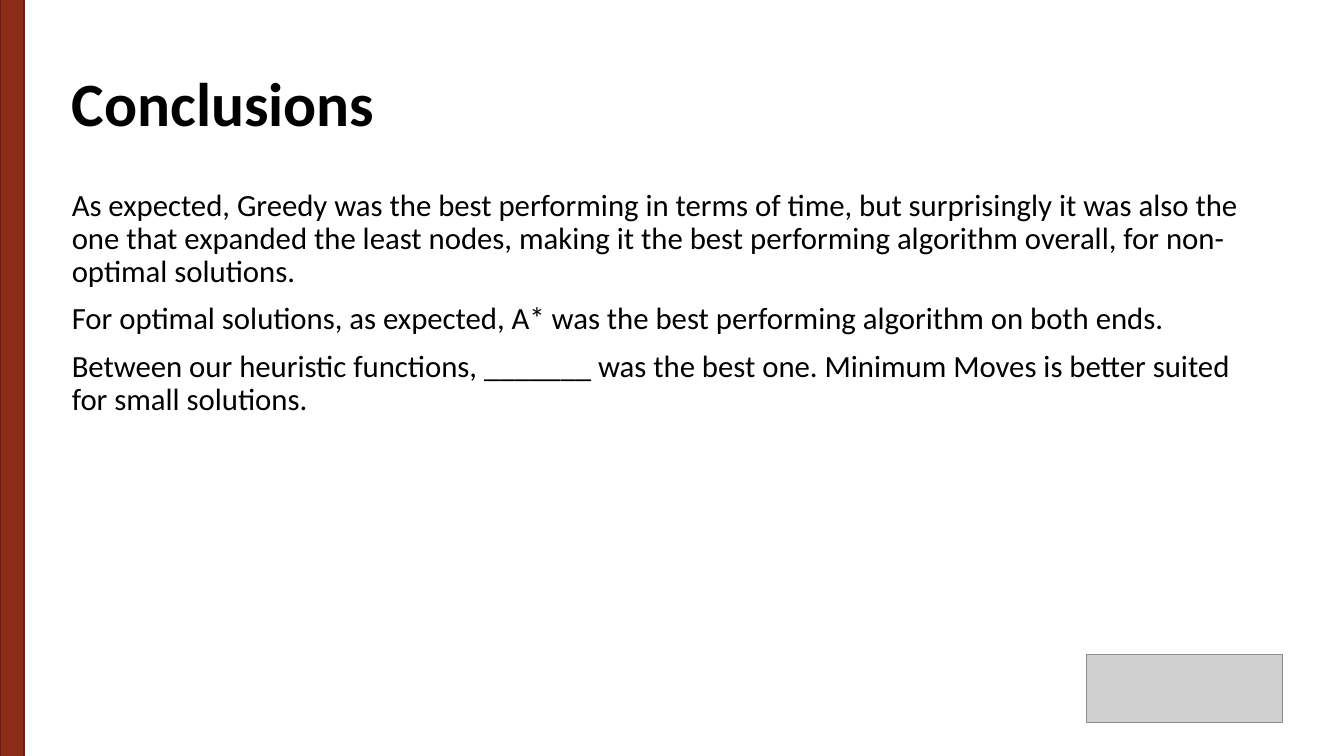
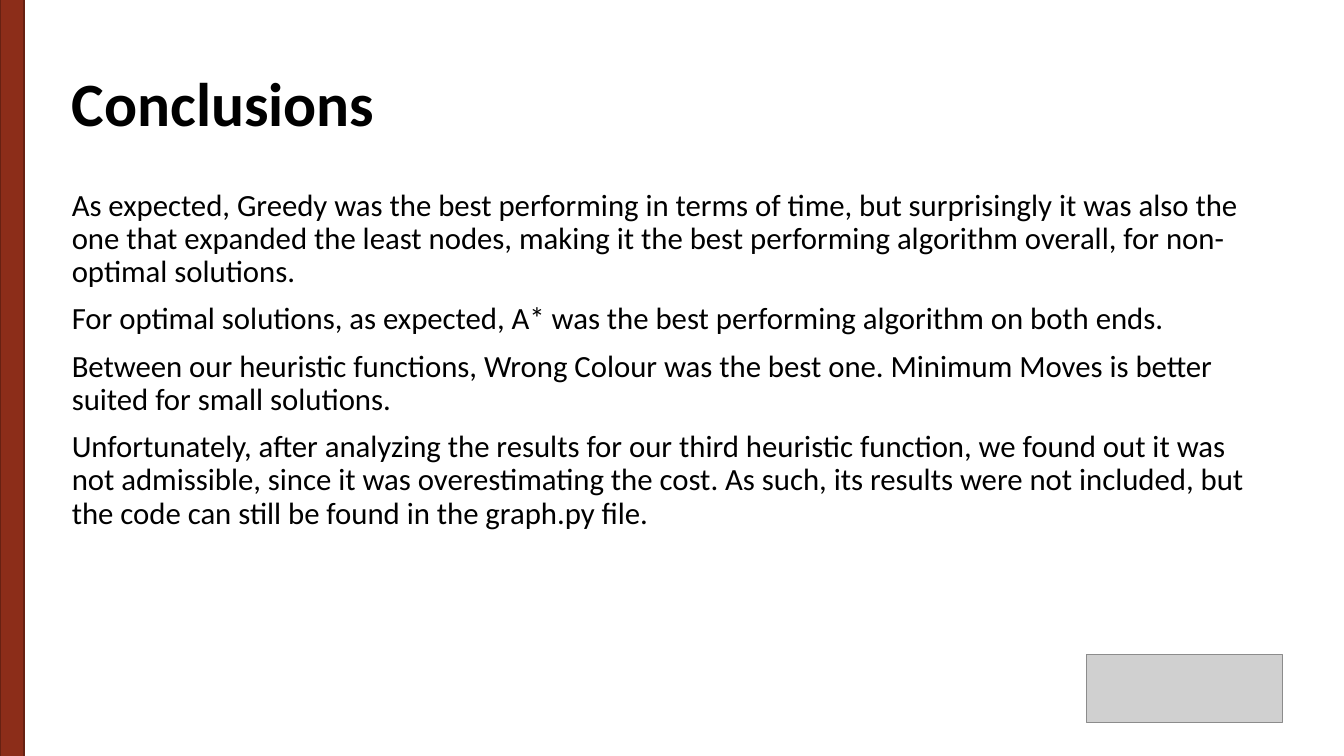
Before and after one commit to g-batalhao-a/IART, a slide deck: slide 10 of Project1/docs/Ball Sort Puzzle.pptx. Drawn at 1344x756 pixels with LibreOffice and Linux fonts; fonts in the diff are those of the drawing; grey boxes stand for pictures. Boxes give left, top, right and bottom in pixels: in the first picture for what was removed or moved away, otherwise in the second. Text is boxed around its words. In the diff, an @@ line names an element or a change of style, - is before the commit and + after.

Commit message:
Add final results

```diff
--- a/Project1/docs/Ball Sort Puzzle.pptx
+++ b/Project1/docs/Ball Sort Puzzle.pptx
@@ text at (72,355,1244,530): text changed @@
-Between our heuristic functions, _______ was the best one. Minimum Moves is better suited for small solutions.
+Between our heuristic functions, Wrong Colour was the best one. Minimum Moves is better suited for small solutions.
+Unfortunately, after analyzing the results for our third heuristic function, we found out it was not admissible, since it was overestimating the cost. As such, its results were not included, but the code can still be found in the graph.py file.
```
Also in this commit, not shown: 1 other slide changed, 4 other files.
